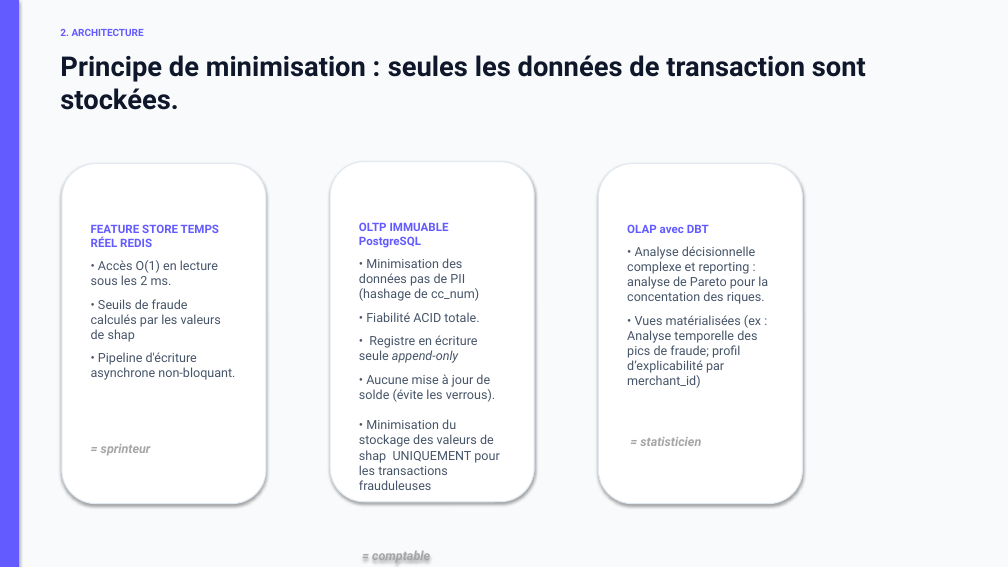
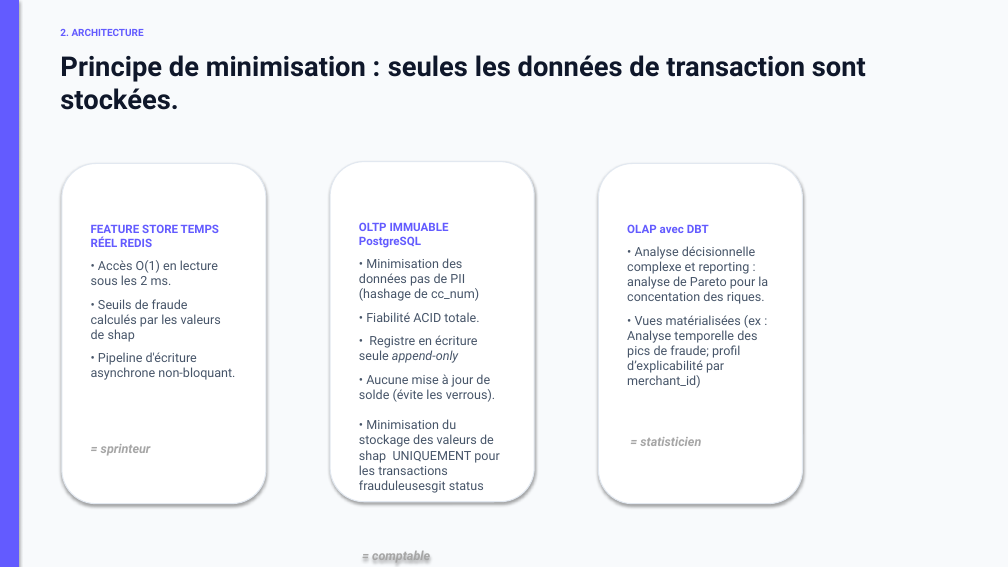
Before and after one commit to caroheymes/fraud_detection_pipeline, a slide deck: slide 5 of presentation.pptx. Drawn at 1008x567 pixels with LibreOffice and Linux fonts; fonts in the diff are those of the drawing. Boxes give left, top, right and bottom in pixels: in the first picture for what was removed or moved away, otherwise in the second. Text is boxed around its words. In the diff, an @@ line names an element or a change of style, - is before the commit and + after.

```diff
--- a/presentation.pptx
+++ b/presentation.pptx
@@ text in rounded rectangle at (x1=359, y1=419, x2=499, y2=493): text changed @@
-• Minimisation du stockage des valeurs de shap UNIQUEMENT pour les transactions frauduleuses
+• Minimisation du stockage des valeurs de shap UNIQUEMENT pour les transactions frauduleusesgit status
```
Also in this commit, not shown: 1 other slide changed, 1 slide added, 1 other file.
